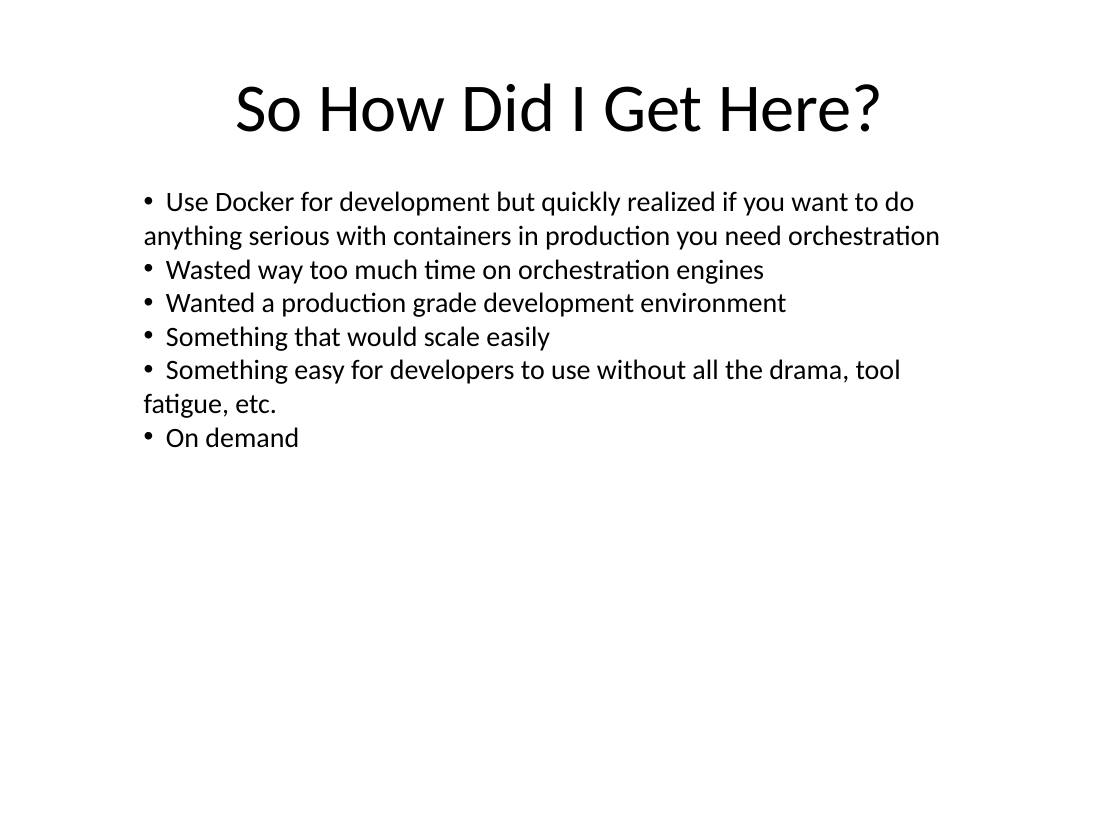
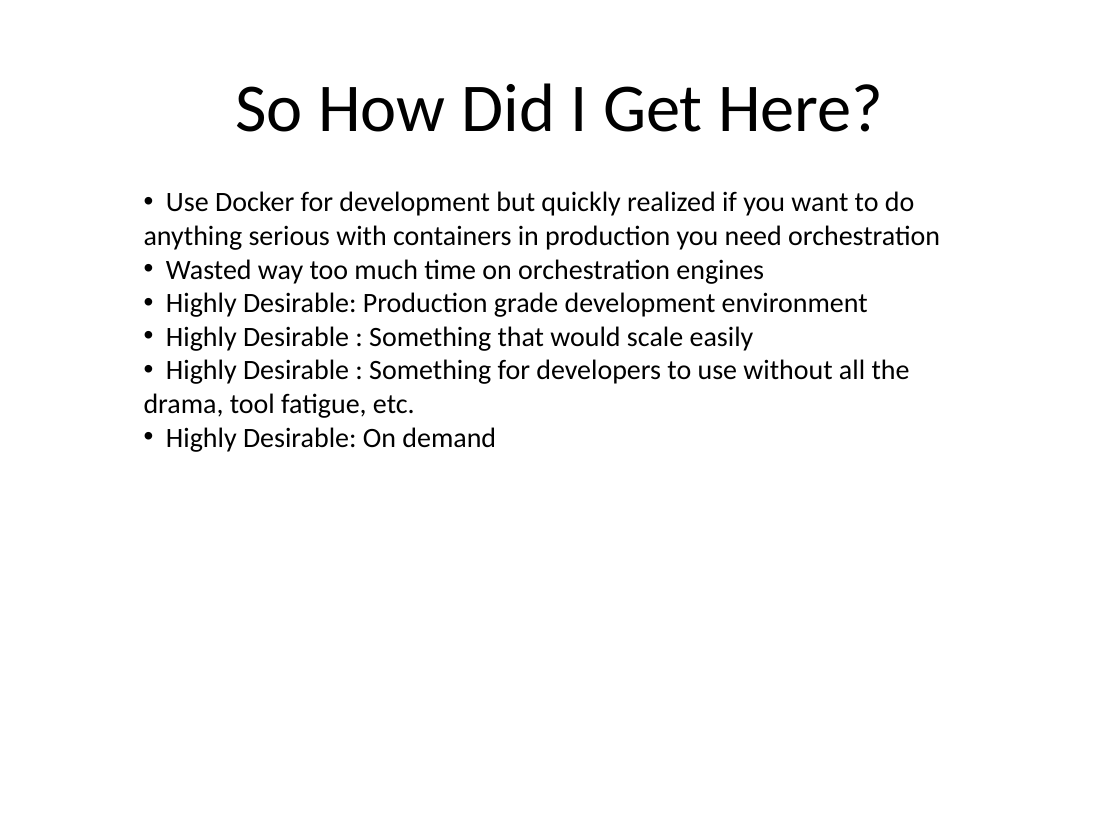
Before and after one commit to kskalvar/aws-eks-cluster-fargate-quickstart, a slide deck: slide 2 of slides/AWS-EKS-Cluster-Fargate-Quickstart.pptx. Drawn at 1120x840 pixels with LibreOffice and Linux fonts; fonts in the diff are those of the drawing; background and template pictures are left out. Boxes give left, top, right and bottom in pixels: in the first picture for what was removed or moved away, otherwise in the second. Text is boxed around its words. In the diff, an @@ line names an element or a change of style, - is before the commit and + after.

```diff
--- a/slides/AWS-EKS-Cluster-Fargate-Quickstart.pptx
+++ b/slides/AWS-EKS-Cluster-Fargate-Quickstart.pptx
@@ text at [144, 292, 910, 452]: text changed @@
-• Wanted a production grade development environment
-• Something that would scale easily
-• Something easy for developers to use without all the drama, tool fatigue, etc.
-• On demand
+• Highly Desirable: Production grade development environment
+• Highly Desirable : Something that would scale easily
+• Highly Desirable : Something for developers to use without all the drama, tool fatigue, etc.
+• Highly Desirable: On demand
```
Also in this commit, not shown: 5 other slides changed, 1 slide added.
